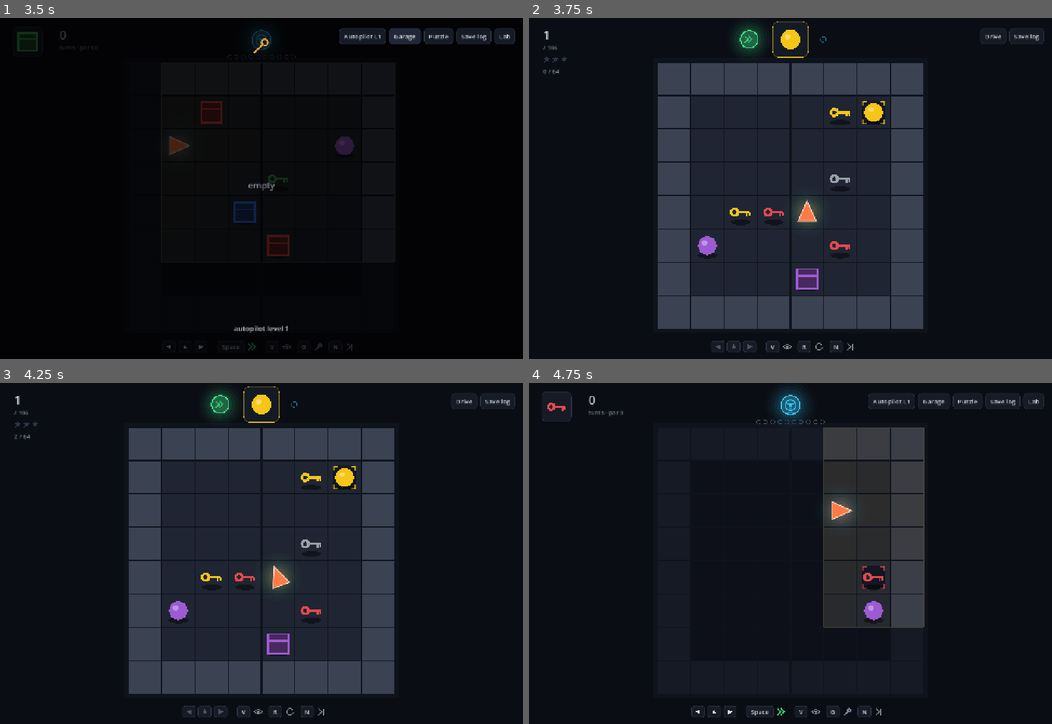
Above: before the commit, frames 1-4 (two rows, left to right).
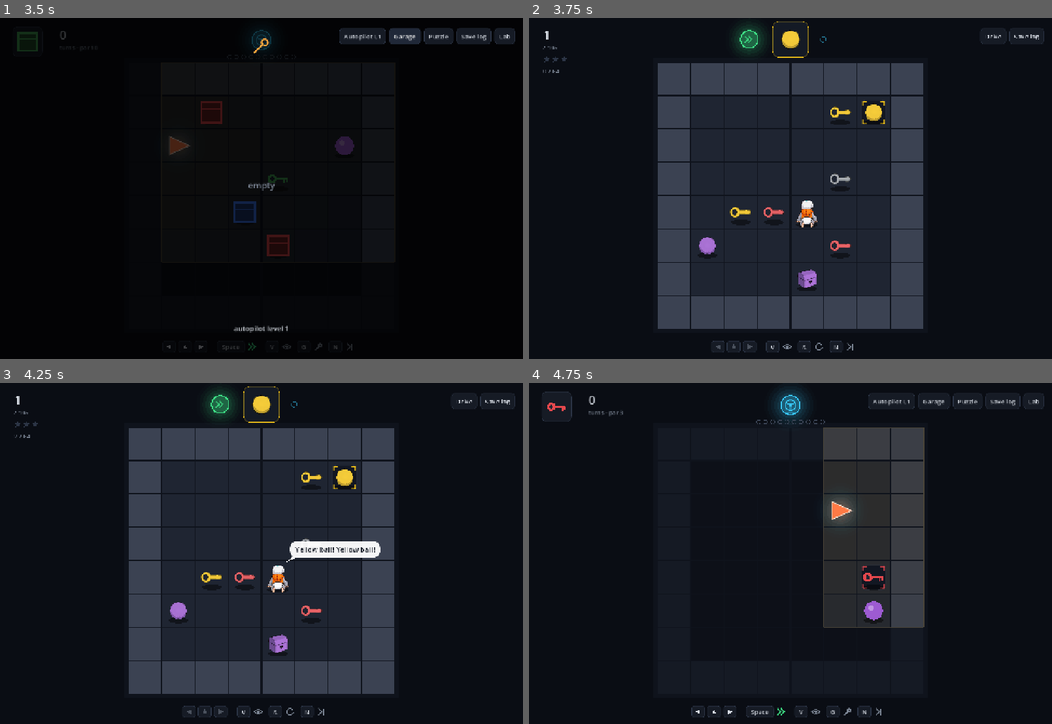
Above: after the commit, the same moments.

Repository: kakasolg/babyai-laya-probe
Game: Godot game, scene res://main.tscn
Two runs of this game, one before a commit and one after it. Both use one fixed random seed, a clock stepped at 60 frames per second and the inputs below.
Inputs:
- Up to frame 1 (3.5 s): click "Autopilot L1" at 0.5 s; click "Autopilot L2" at 1.25 s; click "Autopilot L3" at 2 s; click "Garage" at 2.75 s
- Up to frame 2 (3.75 s): click "Puzzle" at 3.5 s
- Up to frame 3 (4.25 s): no input
- Up to frame 4 (4.75 s): click "Drive" at 4.25 s

Frame 1 is identical in both runs. In frame 2, 1.4% of the frame differs, in the area x 2-98%, y 3-98%; in frame 3, 2.1%; in frame 4, nothing differs.

Commit message:
drive puzzle: a crawling android baby, baby toys, and mom/baby speech bubbles
- The car is drawn as an original android baby (8 sprites, 80 px; made locally with
  FLUX.2 klein 4B, AI-generated, see drive/baby/README.md). Heading picks the sprite;
  after the room it grabs the toy or cries.
- Ball/key/box are drawn as tinted toy sprites, two looks per kind, one look per room
  (drive/toys/README.md). drive_game.gd splits the object drawing into _draw_shape.
- Talk: mom speaks only when the player nudges (12 lines per move, plus "again" lines);
  everything else is the baby's own reaction (room start names the toy, stopped,
  got it, three stars, gave up). Each pool is a shuffled bag, no back-to-back repeats.

Checked: puzzlecheck 300/300 (a), 300/300 (b), lit 90/90 before the larger line pools;
drive selftest OK; screenshots of stuck/talk/solved.

Co-Authored-By: Claude Opus 5.5 <noreply@anthropic.com>
Host: Moka-Windows-Dev

Diff:
--- a/godot/drive/drive_game.gd
+++ b/godot/drive/drive_game.gd
@@ -561,6 +561,11 @@
 			var u := TAU * i / 20.0
 			sh.append(m + Vector2(cos(u) * cell * 0.3, cell * 0.3 + sin(u) * cell * 0.08))
 		draw_colored_polygon(sh, Color(0, 0, 0, 0.45))
+	_draw_shape(kind, col, m, cell)
+
+
+## The object itself (puzzle mode draws toy sprites here instead).
+func _draw_shape(kind: String, col: Color, m: Vector2, cell: float) -> void:
 	match kind:
 		"ball":
 			draw_circle(m, cell * 0.28, col)
--- a/godot/drive/puzzle_game.gd
+++ b/godot/drive/puzzle_game.gd
@@ -13,7 +13,7 @@
 ##   5. 64 turns in all (autopilot moves + the driver's); 6. success = a matching object directly ahead.
 ##
 ## Command line (after `--`):  --puzzlecheck[=N]   check the pack in Godot (all rooms; lit for every 10th), then quit
-##                             --shot=file.png --scene=stuck|solved [--room=n]   one screenshot
+##                             --shot=file.png --scene=stuck|talk|solved [--room=n]   one screenshot
 
 const PACK := "res://data/puzzle_rooms_l1.json"
 const KEEP := "res://data/puzzle_keep_l1.json"      # which pack rooms are played (written by --puzzlefilter)
@@ -34,11 +34,28 @@
 var lit_share := [0.0, 0.0, 0.0]
 var move_rects := {}         # action -> Rect2 of its marker while stopped
 var saving := true           # off for checks and screenshots
+var baby := {}               # pose name -> Texture2D (drive/baby/*.png), drawn instead of the car
+var toys := {}               # "ball_a" etc. -> white Texture2D (drive/toys/*.png), tinted with the object's colour
+var mom_text := ""           # the parent's line; only after a driver's move (see TALK below)
+var mom_t := 0.0
+var last_nudge := -1         # the previous driver move in this room (for "again" lines)
+var toy_name := ""           # "blue rattle": what the baby calls this room's target
+var bags := {}               # line pool -> indices not yet used (see _pick)
+var last_line := {}          # line pool -> the line used last
+var baby_text := ""          # the baby's own reaction (room start, stopped, got it, gave up)
+var baby_t := 0.0
+var baby_wait := 0.0
 
 
 func _ready() -> void:
 	get_tree().auto_accept_quit = true
 	rng.randomize()
+	texture_filter = CanvasItem.TEXTURE_FILTER_NEAREST
+	for n in ["up", "down", "left", "right", "look", "reach", "grab", "cry"]:
+		baby[n] = load("res://drive/baby/%s.png" % n)
+	for n in ["ball", "key", "box"]:
+		for v in ["a", "b"]:
+			toys[n + "_" + v] = load("res://drive/toys/%s_%s.png" % [n, v])
 	var parsed = JSON.parse_string(FileAccess.get_file_as_string(PACK))
 	pack = parsed["rooms"] if parsed is Dictionary else []
 	level = 1
@@ -142,6 +159,11 @@
 			bits += _bits(int(v))
 		lit_share[lv] = float(bits) / float(maxi(1, free * 4))
 	dlog.begin(room, 1, view_mode, {"mode": "puzzle", "nudge_par": int(room["nudge_par"])})
+	mom_t = 0.0
+	var tk: String = room["target"]["type"]
+	toy_name = "%s %s" % [room["target"]["color"], TOY_NAME.get(tk + "_" + _look(tk), tk)]
+	last_nudge = -1
+	_baby(_pick("start", BABY_START), rng.randf_range(0.4, 0.8), 2.2)
 
 
 static func _bits(v: int) -> int:
@@ -163,6 +185,7 @@
 	var key := Vector3i(pos.x, pos.y, dir)
 	if acted.has(key):
 		state = "stuck"
+		_baby(_pick("stuck", BABY_STUCK), 0.2, 2.6)
 		return
 	acted[key] = true
 	var d := ap.peek(room, pos, dir, true)
@@ -182,6 +205,7 @@
 		return
 	nudges += 1
 	takeovers = nudges
+	_mom(a)
 	state = "auto"
 	auto_t = 0.0
 	_act(a, "driver", ap.peek(room, pos, dir, true), true)
@@ -202,8 +226,10 @@
 	phase_t = 0.0
 	if res == "success":
 		_burst()
+		_baby(_pick("star3", BABY_STAR3) if stars == 3 else _pick("got", BABY_GOT), 0.1, 3.5)
 	else:
 		shake = 0.5
+		_baby(_pick("cry", BABY_CRY), 0.1, 3.5)
 
 
 func _after_effect() -> void:
@@ -225,6 +251,11 @@
 
 func _process(delta: float) -> void:
 	super._process(delta)
+	mom_t = maxf(0.0, mom_t - delta)
+	if baby_wait > 0.0:
+		baby_wait -= delta
+	else:
+		baby_t = maxf(0.0, baby_t - delta)
 	if phase == "result":
 		lit_t += delta
 
@@ -290,6 +321,48 @@
 func _draw_goal() -> void:
 	if phase == "result" and result == "success":
 		_draw_arrival()
+
+
+## Objects are baby toys: white sprites tinted with the object's colour. Each kind has two looks (a, b);
+## one room uses one look per kind (picked from the room's seed), so the goal card always matches the board.
+func _look(kind: String) -> String:
+	return "a" if (str(room.get("seed", "")) + kind).hash() % 2 == 0 else "b"
+
+
+func _draw_shape(kind: String, col: Color, m: Vector2, cell: float) -> void:
+	var tex: Texture2D = toys.get(kind + "_" + _look(kind))
+	if tex == null:
+		super._draw_shape(kind, col, m, cell)
+		return
+	var sz := tex.get_size() * (cell / CELL)
+	draw_texture_rect(tex, Rect2(m - sz * 0.5, sz), false, col.lightened(0.15))
+
+
+## The car is drawn as a crawling android baby (11-15 trial; sprites made locally with FLUX.2 klein, see
+## drive/baby/README.md). Heading picks the sprite; after the room it grabs the toy or cries.
+## The stopped ring stays under the baby so the stuck signal is unchanged.
+const BABY_DIR := ["right", "down", "left", "up"]
+
+
+func _draw_car() -> void:
+	var m := _px(_car_pos())
+	if state == "stuck" and phase == "drive":
+		var pulse := 0.5 + 0.5 * sin(clock * 7.0)
+		draw_arc(m + Vector2(0, 14), CELL * (0.40 + 0.04 * pulse), 0, TAU, 40, Color(C_STUCK, 0.45 + 0.45 * pulse), 3.0)
+	var pose: String = BABY_DIR[dir]
+	if phase == "result":
+		pose = "grab" if result == "success" else "cry"
+	var tex: Texture2D = baby.get(pose)
+	if tex == null:
+		super._draw_car()
+		return
+	var sh := PackedVector2Array()
+	for i in 20:
+		var u := TAU * i / 20.0
+		sh.append(m + Vector2(cos(u) * 28.0, 32.0 + sin(u) * 7.0))
+	draw_colored_polygon(sh, Color(0, 0, 0, 0.45))
+	var sz := tex.get_size()
+	draw_texture(tex, m + Vector2(-sz.x * 0.5, 38.0 - sz.y))
 
 
 ## Arrival: a short line from the car to the target, then a check mark on the target's top-right corner.
@@ -459,6 +532,108 @@
 		var go := Rect2(Vector2(x, y), Vector2(70, 30))
 		_round(go, Color("#161b25"), C_STUCK if result == "success" else Color("#2c3546"), 6)
 		draw_string(get_theme_default_font(), Vector2(x, y + 21), "Space", HORIZONTAL_ALIGNMENT_CENTER, 70, 15, C_TEXT)
+	_draw_talk()
+
+
+# ---------------------------------------------------------------- talk
+
+## ── 말투 원칙 (11-15, Perplexity 조사: parentese·serve-and-return·이름 불러 주기) ──────────
+##  · 엄마(부모) 말은 플레이어가 한 수를 거들 때만 나온다. 아기에게 하듯 짧고 다정하게, 꾸짖지 않는다.
+##  · 나머지 순간(방 시작, 멈춤, 성공, 실패)은 아기 자신의 반응이다. 멈출 때 "Mama?"가 부르고 엄마가 답하는 주고받기.
+##  · 혼자 잘 가는 동안에는 아무도 말하지 않는다. 새 말이 오면 앞 말은 바로 사라진다(줄 세우지 않음).
+## 대사는 풀마다 섞어서 다 쓰고 나서야 다시 돌린다(_pick). 같은 줄이 연달아 나오지 않게 해서 오래 해도 덜 지루하게.
+## {t} = 이번 방의 장난감 이름("blue rattle"), {T} = 첫 글자 대문자(문장 중간 "!" 뒤). 엄마 말은 짧게(5~6단어), 다정하게, 꾸짖는 말 없이.
+const MOM_LINES := [
+	["Let's turn left.", "A little turn left.", "Turning left together.", "Left, nice and gentle.", "This way, sweetie. Left!",
+		"Try left, little one.", "Peek to the left!", "Let's look left, love.", "Over to the left, darling.",
+		"Left, you clever bean.", "Swing left, sweet pea.", "How about left?"],
+	["Let's turn right.", "A little turn right.", "Turning right together.", "Right, nice and gentle.", "This way, sweetie. Right!",
+		"Try right, little one.", "Peek to the right!", "Let's look right, love.", "Over to the right, darling.",
+		"Right, you clever bean.", "Swing right, sweet pea.", "How about right?"],
+	["Let's crawl forward.", "A little crawl ahead.", "Forward, nice and gentle.", "Keep going, sweetie!", "Crawl, crawl, crawl!",
+		"Go on, little one.", "One more scoot!", "Straight ahead, love.", "You can do it. Go!", "Off you go, darling.",
+		"Wiggle forward, sweet pea.", "Scoot, scoot!"],
+]
+const MOM_AGAIN := [
+	["Left again, sweetie.", "One more left!", "And left once more.", "Another little left."],
+	["Right again, sweetie.", "One more right!", "And right once more.", "Another little right."],
+	["Keep crawling, love.", "And again, forward!", "A bit more, sweetie.", "Nearly there, keep going."],
+]
+const TOY_NAME := {"ball_a": "ball", "ball_b": "ball", "key_a": "rattle", "key_b": "key", "box_a": "block", "box_b": "toy box"}
+const BABY_START := ["Ooh! {T}!", "{t}!", "Want {t}!", "Look! {T}!", "There! {T}!", "Me get {t}!", "Hi, {t}!",
+	"Ooh, ooh! {T}!", "Gonna get {t}!", "Mine! {T}!", "Ba-ba! {T}!", "{t}! {T}!"]
+const BABY_STUCK := ["Hmm?", "Mama?", "Uh-oh!", "Huh?", "Which way?", "Mama, help?", "Stuck...", "Ehh?", "Hmmm...",
+	"Where go?", "Bump!", "Mama, look!", "Oopsie?", "Nuh-uh?", "Mmm... Mama?", "Help pwease?"]
+const BABY_GOT := ["Got it!", "Yay!", "Hee-hee!", "Got {t}!", "Mine!", "Again! Again!", "Yay, {t}!", "Did it!",
+	"Hehe, {t}!", "Ta-da!", "Wheee!", "Mama, look! {T}!", "Hug {t}!", "Yummy {t}!"]
+const BABY_STAR3 := ["Me did it!", "All me!", "Me! Me did it!", "Big baby!", "Me so smart!", "Easy peasy!"]
+const BABY_CRY := ["Waah...", "Nnngh...", "Uh-oh...", "Sleepy...", "Mama...", "No more...", "Hmph.", "Tired...",
+	"Wanna nap...", "Sniff...", "Uppy, Mama...", "Bwaaah..."]
+const C_MOM := Color("#ff8fb1")
+
+
+## A shuffled bag per pool: every line once before any repeats, and never the same line twice in a row.
+func _pick(pool: String, lines: Array) -> String:
+	var bag: Array = bags.get(pool, [])
+	if bag.is_empty():
+		bag = range(lines.size())
+		bag.shuffle()
+		if lines.size() > 1 and lines[bag[-1]] == last_line.get(pool, ""):
+			var t = bag[0]
+			bag[0] = bag[-1]
+			bag[-1] = t
+	var line: String = lines[bag.pop_back()]
+	bags[pool] = bag
+	last_line[pool] = line
+	return line.replace("{T}", toy_name.substr(0, 1).to_upper() + toy_name.substr(1)).replace("{t}", toy_name)
+
+
+func _mom(a: int) -> void:
+	if a == last_nudge and rng.randf() < 0.6:
+		mom_text = _pick("again%d" % a, MOM_AGAIN[a])
+	else:
+		mom_text = _pick("mom%d" % a, MOM_LINES[a])
+	last_nudge = a
+	mom_t = 2.4
+	baby_t = 0.0                      # the baby's call is answered; its bubble gives way
+
+
+func _baby(t: String, wait: float, dur: float) -> void:
+	baby_text = t.substr(0, 1).to_upper() + t.substr(1)
+	baby_wait = wait
+	baby_t = dur
+
+
+## The parent's bubble sits on the left panel with a heart, its tail toward the board; the baby's floats above its head.
+func _draw_talk() -> void:
+	var font := get_theme_default_font()
+	if mom_t > 0.0:
+		var a := minf(1.0, mom_t / 0.4)
+		var tw := font.get_string_size(mom_text, HORIZONTAL_ALIGNMENT_LEFT, -1, 19).x
+		var r := Rect2(Vector2(maxf(12.0, BOARD.x - 28 - tw - 36), 392), Vector2(tw + 36, 46))
+		_round(r, Color("#1a1420", 0.95 * a), Color(C_MOM, 0.9 * a), 14)
+		var t := Vector2(r.end.x, r.get_center().y)
+		draw_colored_polygon(PackedVector2Array([t + Vector2(-1, -9), t + Vector2(16, 0), t + Vector2(-1, 9)]), Color(C_MOM, 0.9 * a))
+		draw_string(font, Vector2(r.position.x + 18, r.position.y + 30), mom_text, HORIZONTAL_ALIGNMENT_LEFT, -1, 19,
+			Color(C_TEXT, a))
+		_heart(Vector2(r.position.x + 14, r.position.y - 4), Color(C_MOM, a))
+		draw_string(font, Vector2(r.position.x + 28, r.position.y - 6), "Mom", HORIZONTAL_ALIGNMENT_LEFT, -1, 14,
+			Color(C_MOM, a))
+	if baby_wait <= 0.0 and baby_t > 0.0:
+		var a := minf(1.0, baby_t / 0.4)
+		var m := _px(_car_pos()) + Vector2(30, -50)
+		var tw := font.get_string_size(baby_text, HORIZONTAL_ALIGNMENT_LEFT, -1, 18).x
+		var r := Rect2(m + Vector2(0, -40), Vector2(tw + 26, 40))
+		_round(r, Color(1, 1, 1, 0.95 * a), Color(1, 1, 1, 0.95 * a), 14)
+		draw_colored_polygon(PackedVector2Array([m + Vector2(6, -2), m + Vector2(-10, 12), m + Vector2(22, -2)]),
+			Color(1, 1, 1, 0.95 * a))
+		draw_string(font, r.position + Vector2(13, 27), baby_text, HORIZONTAL_ALIGNMENT_LEFT, -1, 18, Color("#1a1f2a", a))
+
+
+func _heart(c: Vector2, col: Color) -> void:
+	draw_circle(c + Vector2(-3.5, 0), 4.5, col)
+	draw_circle(c + Vector2(3.5, 0), 4.5, col)
+	draw_colored_polygon(PackedVector2Array([c + Vector2(-7.8, 1.5), c + Vector2(7.8, 1.5), c + Vector2(0, 10)]), col)
 
 
 # ---------------------------------------------------------------- headless check and screenshots
@@ -655,3 +830,7 @@
 	glide_t = 1.0
 	_say("")
 	toast_t = 0.0
+	baby_wait = 0.0
+	if scene == "talk":
+		_mom(int(room["nudge_solution"][0]))
+		_baby("Mama?", 0.0, 3.0)
Binary file added: godot/drive/baby/cry.png
Not shown, added: godot/drive/baby/cry.png.import
Binary file added: godot/drive/baby/down.png
Not shown, added: godot/drive/baby/down.png.import
Binary file added: godot/drive/baby/grab.png
Not shown, added: godot/drive/baby/grab.png.import
Binary file added: godot/drive/baby/left.png
Not shown, added: godot/drive/baby/left.png.import
Binary file added: godot/drive/baby/look.png
Not shown, added: godot/drive/baby/look.png.import
Binary file added: godot/drive/baby/reach.png
Not shown, added: godot/drive/baby/reach.png.import
(and 17 more such lines)
